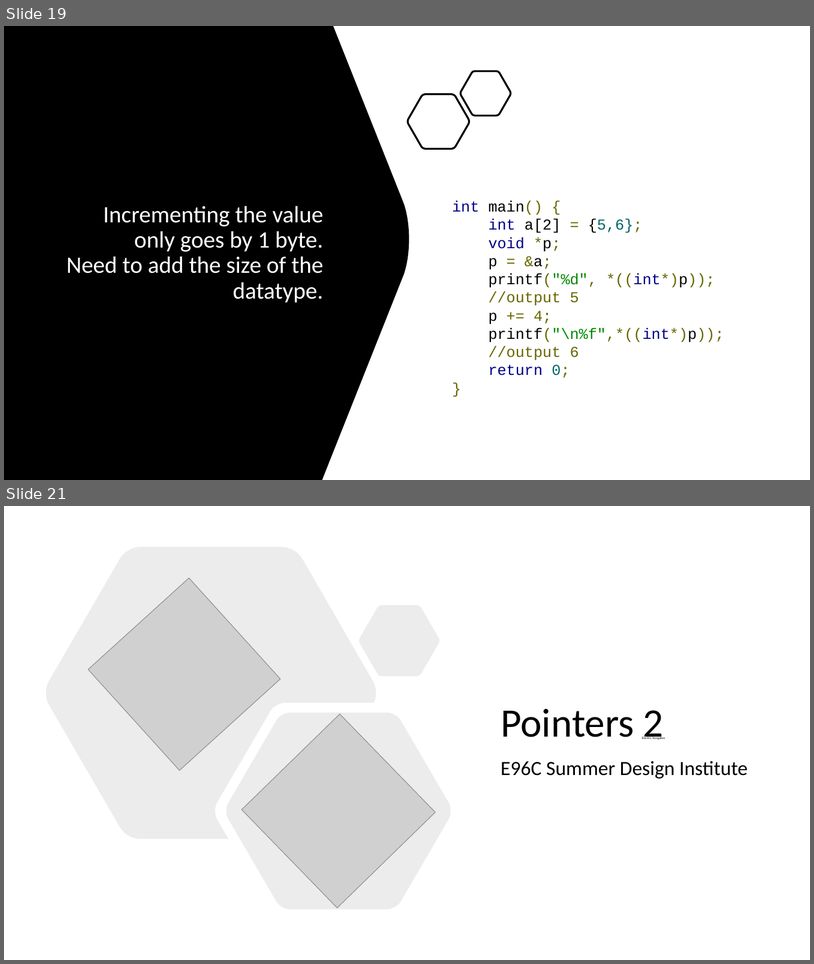
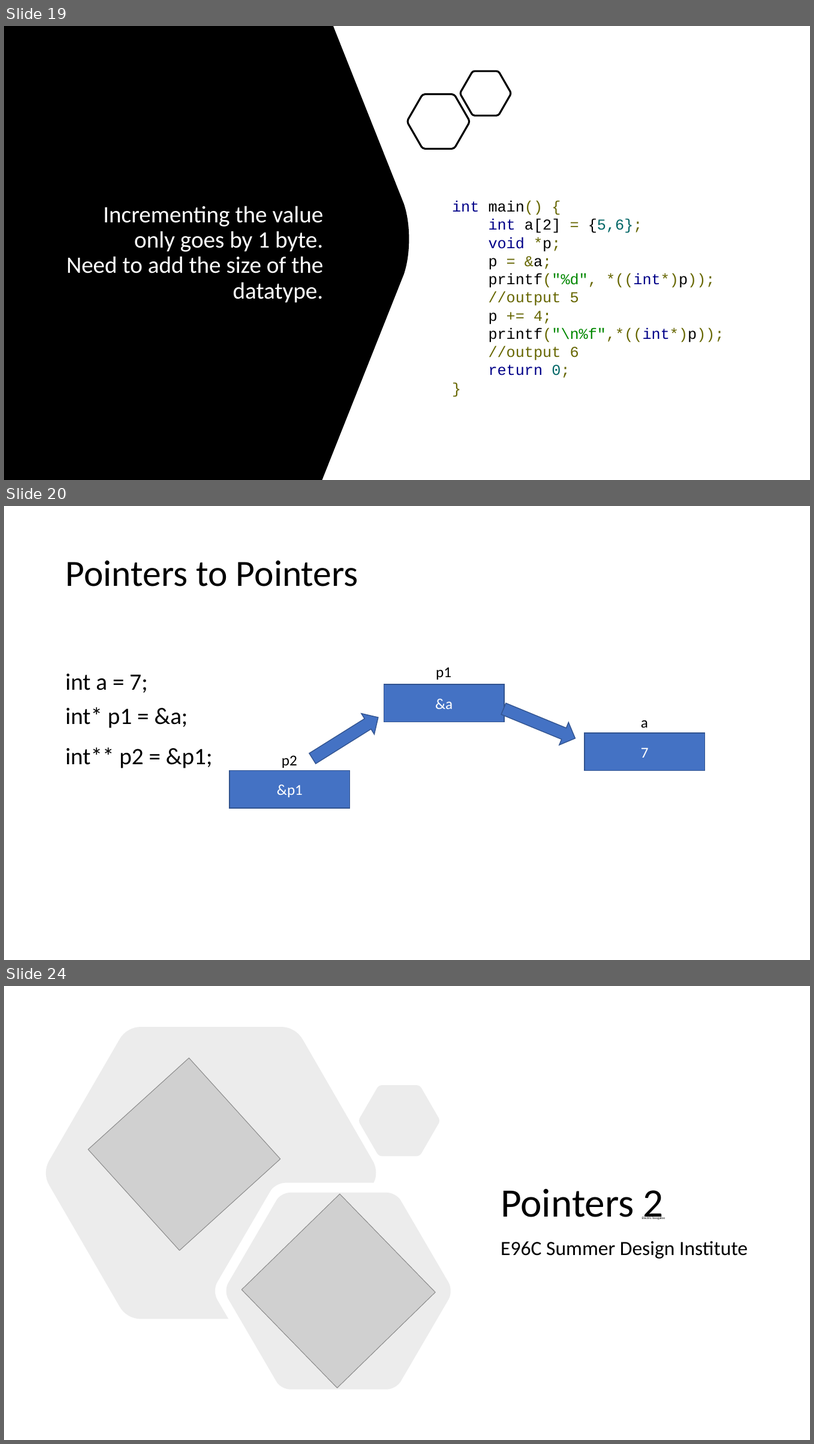
Before and after one commit to BlakeLazarine/SummerDesignInstitute, a slide deck: PointersLecture.pptx. Shown one above the other, each under a label of ours: slides 19 and 21 before the commit, slides 19, 20 and 24 after it; the slides between them are not shown. The pictures are 814x964 and 814x1444 pixels, drawn with LibreOffice and Linux fonts; fonts in the diff are those of the drawing; grey boxes stand for pictures. Boxes give left, top, right and bottom in pixels: in the first picture for what was removed or moved away, otherwise in the second. Text is boxed around its words. In the diff, an @@ line names an element or a change of style, - is before the commit and + after.

```diff
--- a/PointersLecture.pptx
+++ b/PointersLecture.pptx
@@ slide 20 added at (4,506,810,960), background #FFFFFF @@
@@ title added at (65,560,359,586), 44 pt, text #000000 @@
+Pointers to Pointers
@@ text added at (436,667,452,679), 18 pt, text #000000 @@
+p1
@@ text added at (65,673,147,693), 28 pt, text #000000 @@
+int a = 7;
@@ rectangle added at (384,684,504,722), fill #4472C4, outline #325491 1 pt, 18 pt, text #FFFFFF @@
+&a
@@ right arrow added at (500,697,581,749), fill #4472C4, outline #325491 1 pt @@
@@ text added at (65,707,188,728), 28 pt, text #000000 @@
+int* p1 = &a;
@@ right arrow added at (306,707,385,768), fill #4472C4, outline #325491 1 pt @@
@@ text added at (641,720,648,727), 18 pt, text #000000 @@
+a
@@ rectangle added at (585,733,705,771), fill #4472C4, outline #325491 1 pt, 18 pt, text #FFFFFF @@
+7
@@ text added at (65,747,213,768), 28 pt, text #000000 @@
+int** p2 = &p1;
@@ text added at (282,755,297,768), 18 pt, text #000000 @@
+p2
@@ rectangle added at (230,771,350,808), fill #4472C4, outline #325491 1 pt, 18 pt, text #FFFFFF @@
+&p1
@@ what was slide 21 is now slide 24 @@
```
Also in this commit, not shown: 5 slides changed, 3 other slides added, 10 other files.
